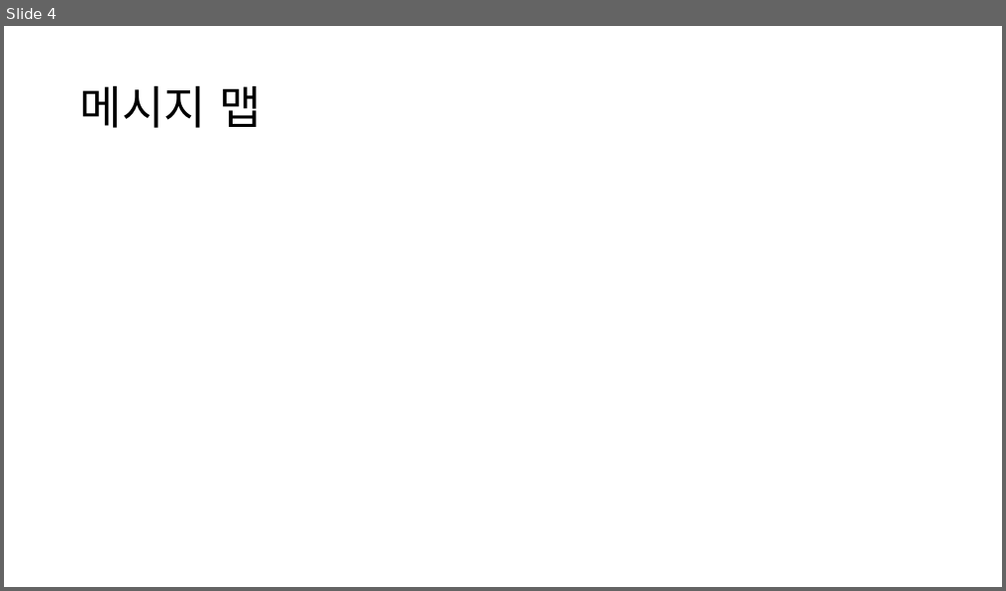
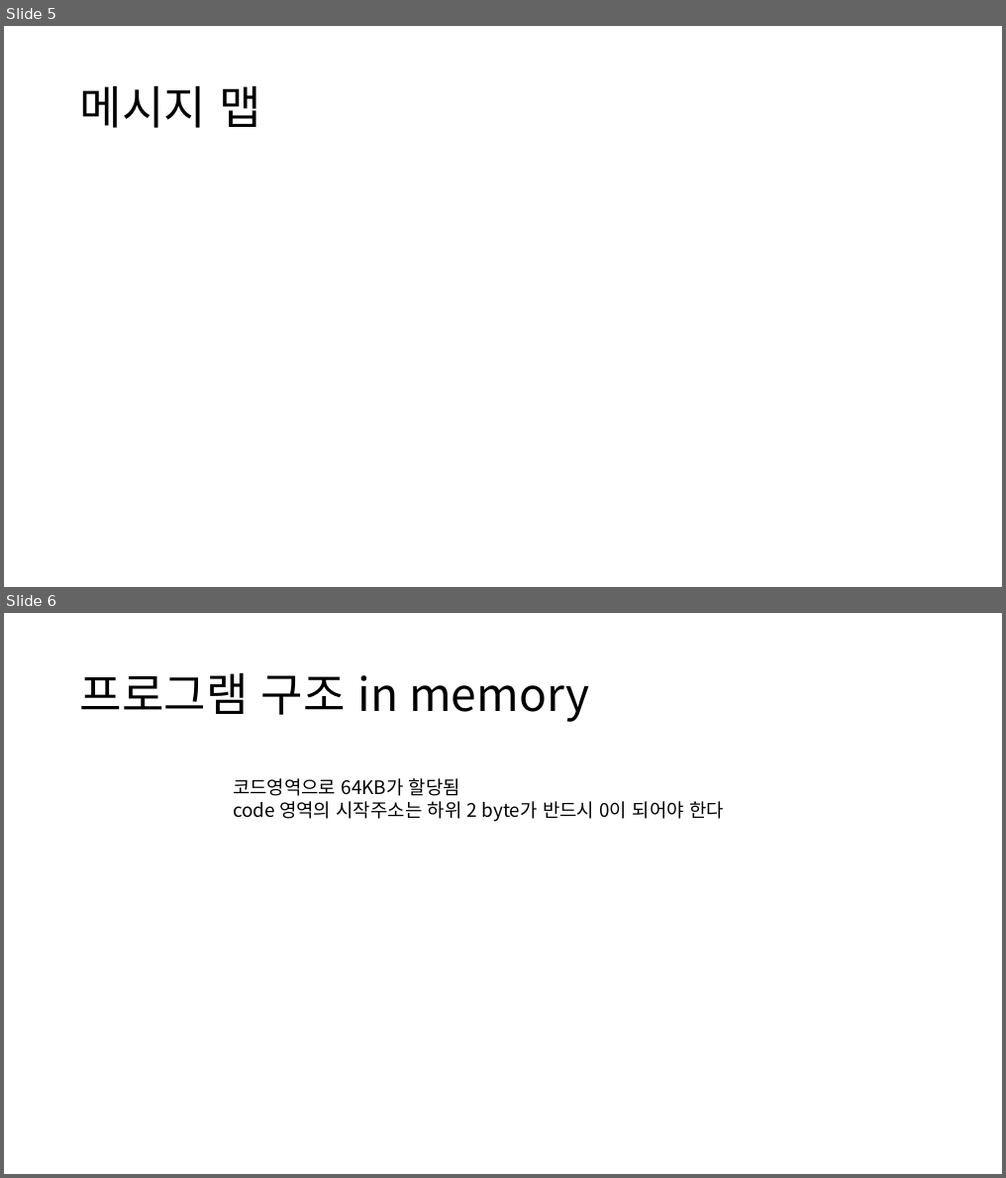
Before and after one commit to NSJ-student/context-switching, a slide deck: document/context switching.pptx. Shown one above the other, each under a label of ours: slide 4 before the commit, slides 5 and 6 after it. The pictures are 1006x591 and 1006x1178 pixels, drawn with LibreOffice and Linux fonts; fonts in the diff are those of the drawing. Boxes give left, top, right and bottom in pixels: in the first picture for what was removed or moved away, otherwise in the second. Text is boxed around its words. In the diff, an @@ line names an element or a change of style, - is before the commit and + after.

```diff
--- a/document/context switching.pptx
+++ b/document/context switching.pptx
@@ slide 6 added at bbox=[4, 613, 1002, 1174], background #FFFFFF @@
@@ title added at bbox=[80, 673, 589, 722], 44 pt, text #000000 @@
+프로그램 구조 in memory
@@ text added at bbox=[233, 778, 724, 822], 18 pt, text #000000 @@
+코드영역으로 64KB가 할당됨
+code 영역의 시작주소는 하위 2 byte가 반드시 0이 되어야 한다
@@ what was slide 4 is now slide 5 @@
```
Also in this commit, not shown: 2 slides changed, 6 other slides added, 2 slides removed, 1 other file.
